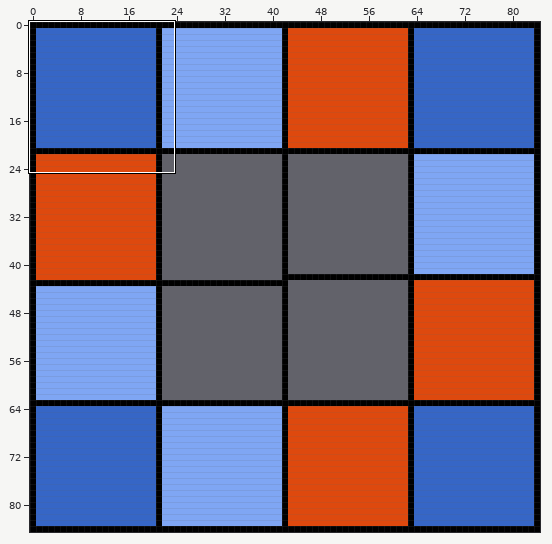
Tiled map, stored at freeVikings/locs/RubyCampaign/Assembler/assembler_loc.tmx. Above: a wide view before the commit, with the close-up outlined.
Close-up. Old version:
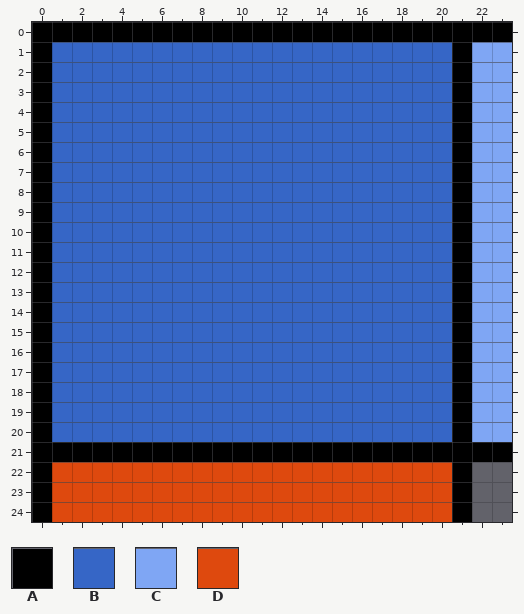
Cells are 40x40 px. Shown: x 0..23, y 0..24.
Key: from "Untitled": A 0, B 1, C 2, D 3.
_ is an empty cell.
Layer "bg" before, first column x 0:
 0 ________________________
 1 _BBBBBBBBBBBBBBBBBBBB_CC
 2 _BBBBBBBBBBBBBBBBBBBB_CC
 3 _BBBBBBBBBBBBBBBBBBBB_CC
 4 _BBBBBBBBBBBBBBBBBBBB_CC
 5 _BBBBBBBBBBBBBBBBBBBB_CC
 6 _BBBBBBBBBBBBBBBBBBBB_CC
 7 _BBBBBBBBBBBBBBBBBBBB_CC
 8 _BBBBBBBBBBBBBBBBBBBB_CC
 9 _BBBBBBBBBBBBBBBBBBBB_CC
10 _BBBBBBBBBBBBBBBBBBBB_CC
11 _BBBBBBBBBBBBBBBBBBBB_CC
12 _BBBBBBBBBBBBBBBBBBBB_CC
13 _BBBBBBBBBBBBBBBBBBBB_CC
14 _BBBBBBBBBBBBBBBBBBBB_CC
15 _BBBBBBBBBBBBBBBBBBBB_CC
16 _BBBBBBBBBBBBBBBBBBBB_CC
17 _BBBBBBBBBBBBBBBBBBBB_CC
18 _BBBBBBBBBBBBBBBBBBBB_CC
19 _BBBBBBBBBBBBBBBBBBBB_CC
20 _BBBBBBBBBBBBBBBBBBBB_CC
21 ________________________
22 _DDDDDDDDDDDDDDDDDDDD___
23 _DDDDDDDDDDDDDDDDDDDD___
24 _DDDDDDDDDDDDDDDDDDDD___
Layer "walls" before, first column x 0:
 0 AAAAAAAAAAAAAAAAAAAAAAAA
 1 A____________________A__
 2 A____________________A__
 3 A____________________A__
 4 A____________________A__
 5 A____________________A__
 6 A____________________A__
 7 A____________________A__
 8 A____________________A__
 9 A____________________A__
10 A____________________A__
11 A____________________A__
12 A____________________A__
13 A____________________A__
14 A____________________A__
15 A____________________A__
16 A____________________A__
17 A____________________A__
18 A____________________A__
19 A____________________A__
20 A____________________A__
21 AAAAAAAAAAAAAAAAAAAAAAAA
22 A____________________A__
23 A____________________A__
24 A____________________A__
The same view after the edit:
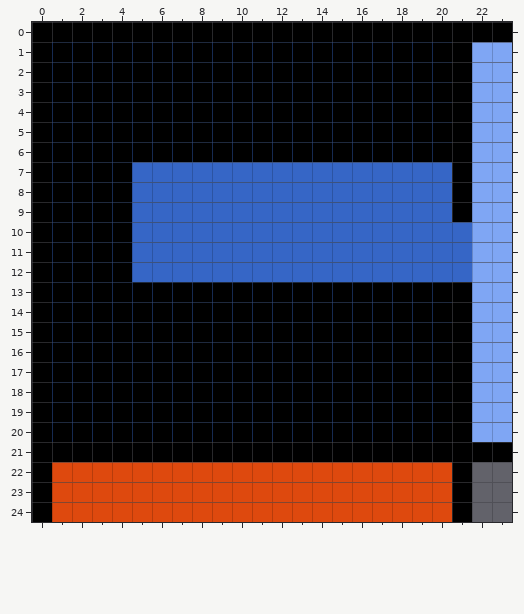
Diff:
Changed rows in their new state; . is an unchanged cell.
Layer "bg":
first column x 21:
10 B
11 B
12 B
Layer "walls":
first column x 1:
 1 AAAAAAAAAAAAAAAAAAAA.
 2 AAAAAAAAAAAAAAAAAAAA.
 3 AAAAAAAAAAAAAAAAAAAA.
 4 AAAAAAAAAAAAAAAAAAAA.
 5 AAAAAAAAAAAAAAAAAAAA.
 6 AAAAAAAAAAAAAAAAAAAA.
 7 AAAA.................
 8 AAAA.................
 9 AAAA.................
10 AAAA................_
11 AAAA................_
12 AAAA................_
13 AAAAAAAAAAAAAAAAAAAA.
14 AAAAAAAAAAAAAAAAAAAA.
15 AAAAAAAAAAAAAAAAAAAA.
16 AAAAAAAAAAAAAAAAAAAA.
17 AAAAAAAAAAAAAAAAAAAA.
18 AAAAAAAAAAAAAAAAAAAA.
19 AAAAAAAAAAAAAAAAAAAA.
20 AAAAAAAAAAAAAAAAAAAA.
Changed places in both close-ups, as pixel boxes (x1, y1, x2, y2):
changed: (52, 42, 472, 442)
